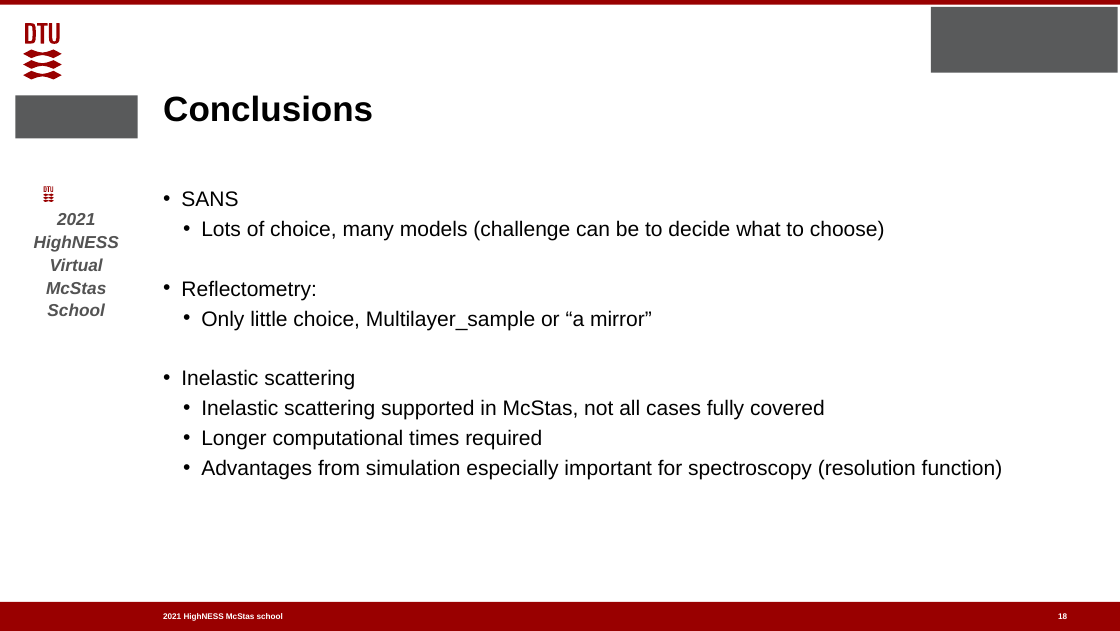
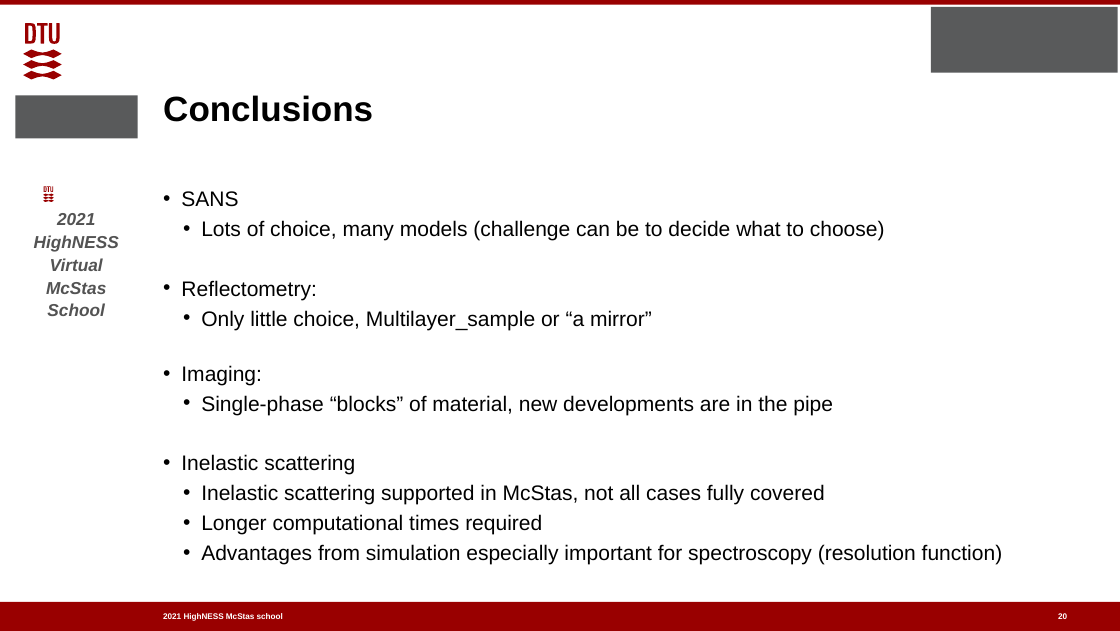
Before and after one commit to McStasMcXtrace/Schools, a slide deck: slide 20 of ESS_May_2021/Thursday_May_6th/2_Samples_II/More_samples.pptx (slide 18 before the commit). Drawn at 1120x631 pixels with LibreOffice and Linux fonts; fonts in the diff are those of the drawing; background and template pictures are left out. Boxes give left, top, right and bottom in pixels: in the first picture for what was removed or moved away, otherwise in the second. Text is boxed around its words. In the diff, an @@ line names an element or a change of style, - is before the commit and + after.

Commit message:
Add a slide on imaging

```diff
--- a/ESS_May_2021/Thursday_May_6th/2_Samples_II/More_samples.pptx
+++ b/ESS_May_2021/Thursday_May_6th/2_Samples_II/More_samples.pptx
@@ text at [181, 365, 833, 415]: paragraphs added @@
+• Imaging:
+  • Single-phase “blocks” of material, new developments are in the pipe
@@ page number at [1058, 613, 1067, 619]: text changed @@
-18
+20
```
Also in this commit, not shown: 3 other slides changed, 2 slides added, 2 other files.
